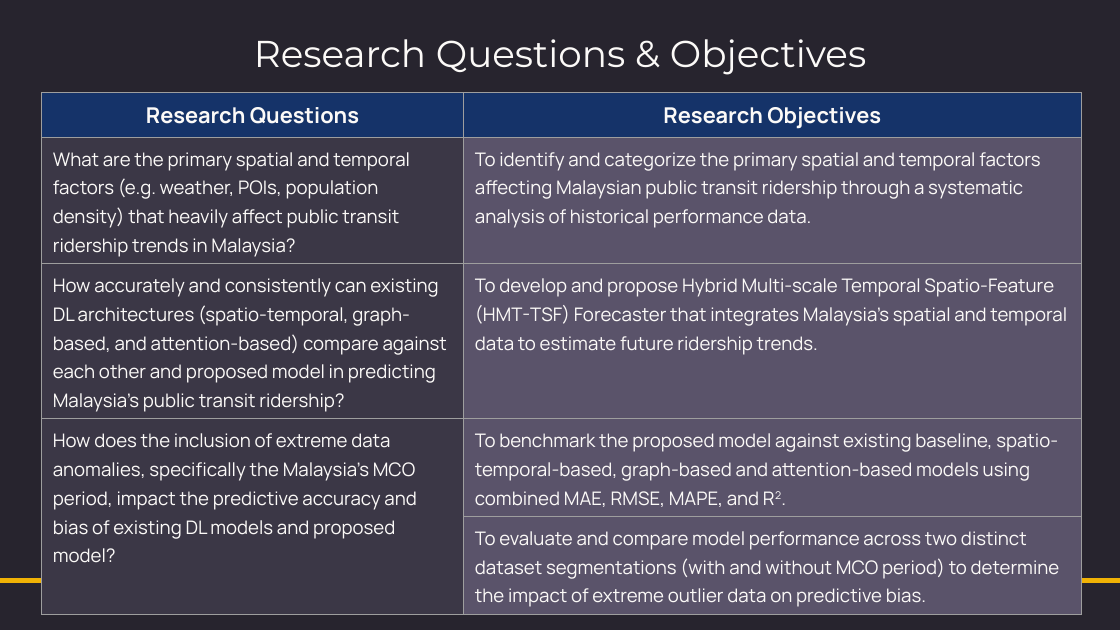
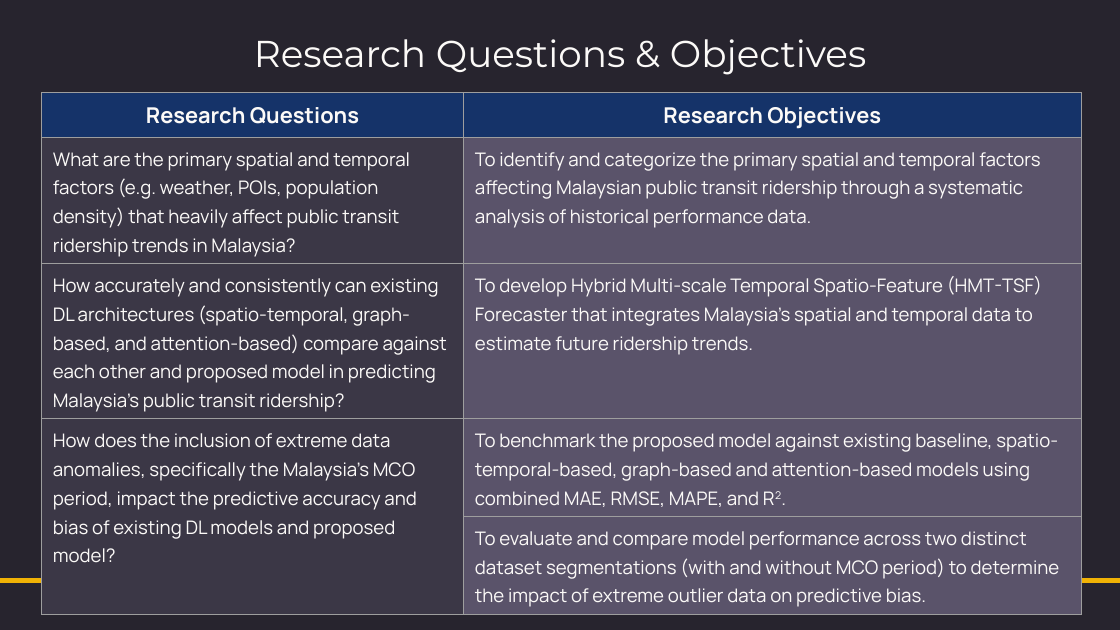
Before and after one commit to NightfuryEquinn/Ridership, a slide deck: slide 13 of docs/24202141_yipzixian_p1_presentation_revised.pptx. Drawn at 1120x630 pixels with LibreOffice and Linux fonts; fonts in the diff are those of the drawing. Boxes give left, top, right and bottom in pixels: in the first picture for what was removed or moved away, otherwise in the second. Text is boxed around its words. In the diff, an @@ line names an element or a change of style, - is before the commit and + after.

```diff
--- a/docs/24202141_yipzixian_p1_presentation_revised.pptx
+++ b/docs/24202141_yipzixian_p1_presentation_revised.pptx
@@ table at [41, 93, 1081, 614] @@
-row 3, column 2: To develop and propose Hybrid Multi-scale Temporal Spatio-Feature (HMT-TSF) Forecaster that integrates Malaysia’s spatial and temporal data to estimate future ridership trends.
+row 3, column 2: To develop Hybrid Multi-scale Temporal Spatio-Feature (HMT-TSF) Forecaster that integrates Malaysia’s spatial and temporal data to estimate future ridership trends.
```
Also in this commit, not shown: 3 other slides changed, 3 slides added, 33 other files.
